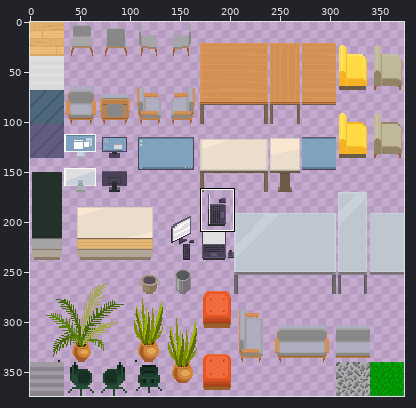
Two versions of one sprite sheet, src/assets/tileset1.png. Above: a wide view before the commit, with the close-up outlined.
Close-up. Old version:
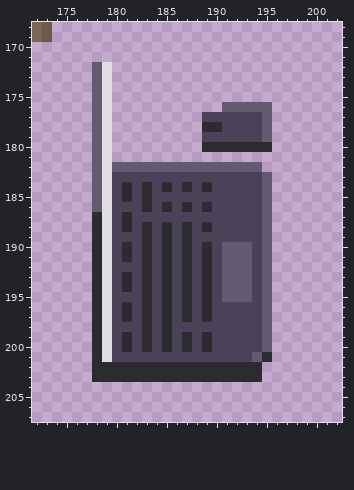
The file is 374x374 pixels. Colours within 5 levels of each other are drawn and written as one. Shown: x 172..202, y 168..207.
After the commit:
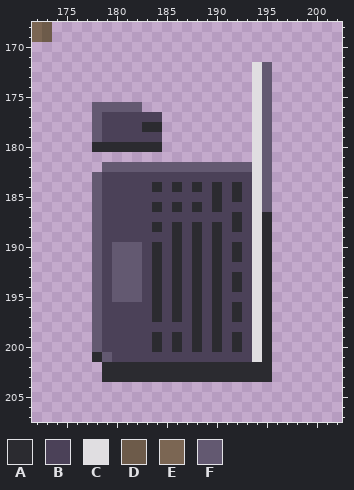
Palette (. is transparent): A #2b2b30  B #4b4158  C #e0dee1  D #6d5b4a  E #7b6653  F #635971
Edits made:
Changed rows in their new state; - is an unchanged pixel.
first column x 178:
172 ..--------------CF
173 ..--------------CF
174 ..--------------CF
175 ..--------------CF
176 -FFFF--------...C-
177 -BBBBBB----.....C-
178 -BBBBAA----.....C-
179 -BBBBBB----.....C-
180 AAAAAAA----.....CF
181 ..--------------CF
182 .F--------------CF
183 -B--------------C-
184 -B-B-BABABABA-A-C-
185 -B-B-B------A-A-C-
186 -B---BABABABA---C-
187 FB-B----------A-CA
188 FB-B-BABABABA-A-CA
189 FB---B-BABA-A---CA
190 FBFFFBABABABABABCA
191 FBFFFBABABABABABCA
192 FBFFFBABABABABBBCA
193 FBFFFBABABABABABCA
194 FBFFFBABABABABABCA
195 FBFFFBABABABABBBCA
196 FB-B-BABABABA-A-CA
197 FB-B-BABABABA-A-CA
198 FB---B-B--A-A---CA
199 FB-B-BABABABA-A-CA
200 FB-B-BABABABA-A-CA
201 -F--------------C-
202 .----------------A
203 .----------------A
Boxes around the changes in both close-ups, in picture pixels (x1, y1, x2, y2):
changed: (92, 62, 272, 382)
